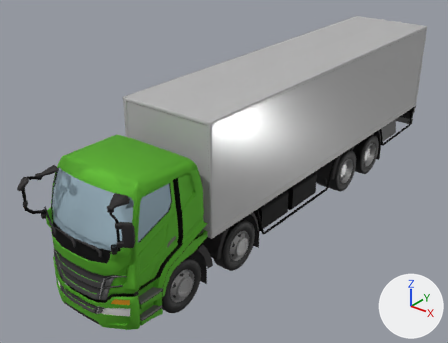
Before and after pictures for a commit that changed the glTF model src/models/truck/triangle_faced.gltf.
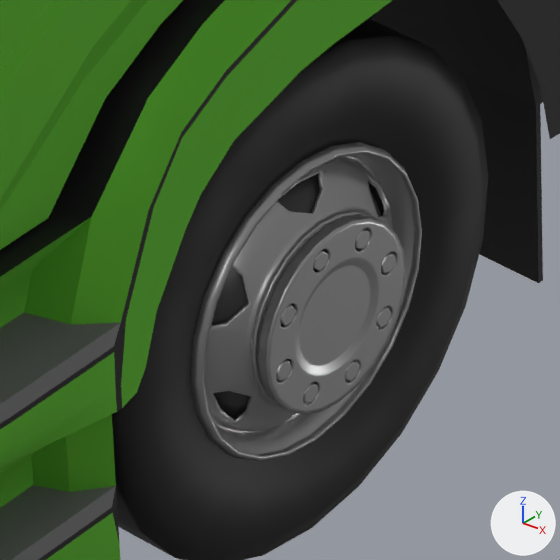
The first picture shows the older version from a camera (50 mm lens) standing at (5.62, -8.12, 5.32) and looking at (-0.48, -0.5, 0.6). The close-ups show both versions on the part from 34% to 47% of the width and 74% to 91% of the height of that picture; other places that the commit changed are outside them. The axes (+X, +Y, +Z) are drawn at lower right. The lights are the same throughout. Where no turn or scale is listed for an object, it has been applied to the vertices.

In view in the first close-up: 'Truck_door.L', 'Truck_head_Truck_head.L', 'wheels_Circle.001'.
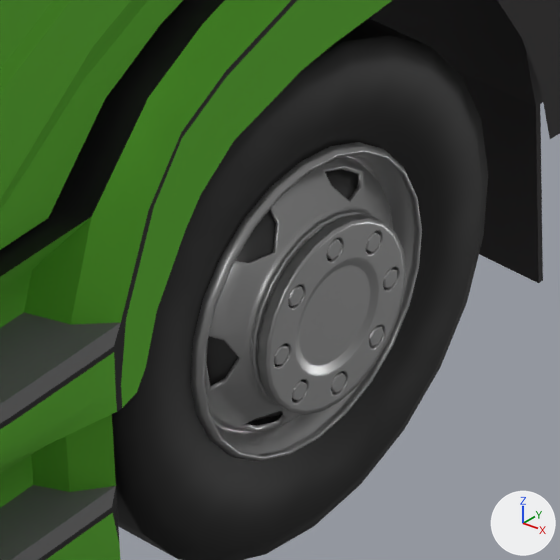
Changed parts and their boxes [x1, y1, x2, y2] in the close-ups (560 x 560 px):
```json
{"object": "wheels_Circle.001", "change": "turned", "before": [112, 18, 488, 560], "after": [112, 18, 488, 560]}
```

Edits to the scene script, one JSON object a line:
```json
{"op": "set", "path": "ob_wheels_circle_001.rotation_euler", "old": "(2.605, 0.0, 0.0)", "new": "(0.0, 0.0, 0.0)", "note": "degrees (149, 0, 0) -> degrees (0, 0, 0)"}
```
